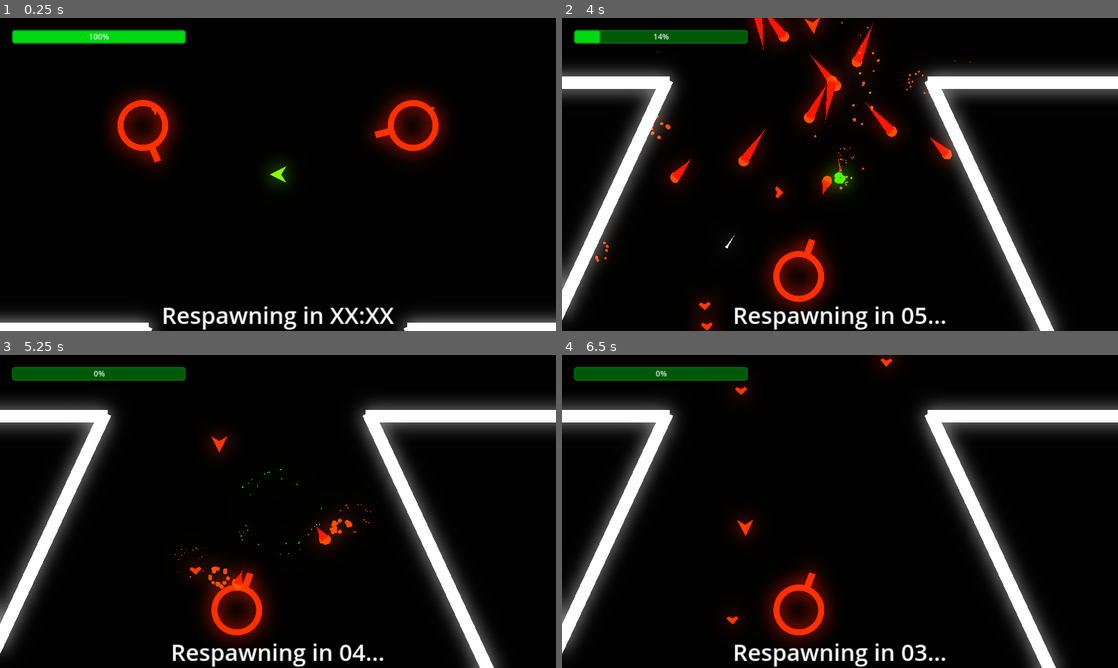
Above: before the commit, frames 1-4 (two rows, left to right).
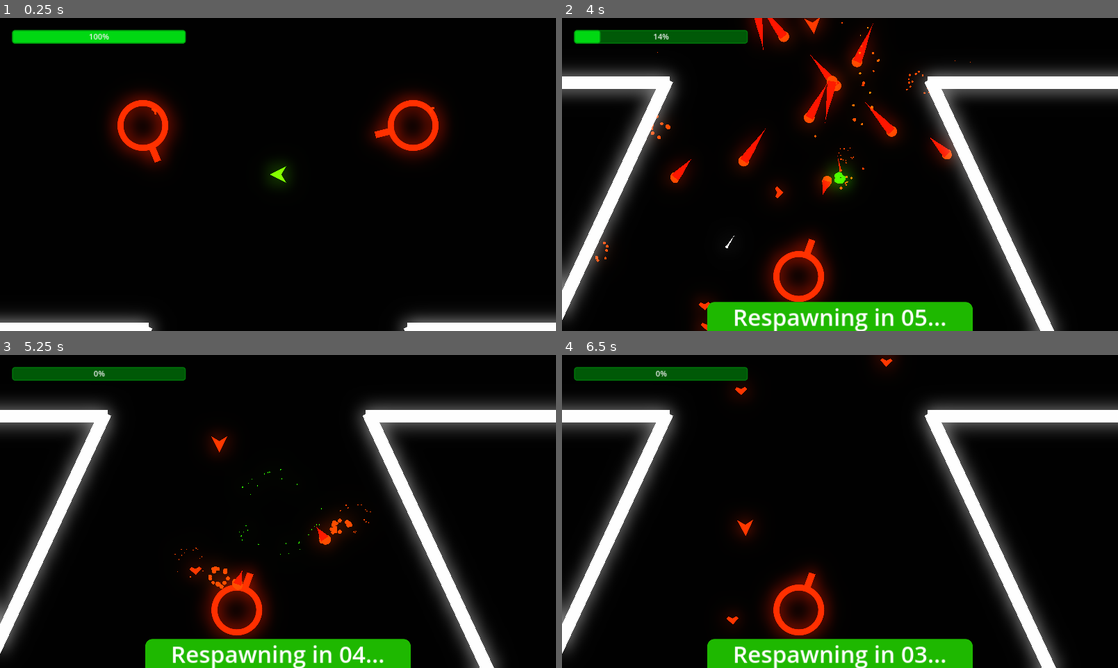
Above: after the commit, the same moments.

Repository: adsorptionenthalpy/chainforce_alpha
Game: Godot game, scene res://Scenes/MainScene/main_scene.tscn
Same seed, same stepped clock (60 frames per second), same inputs: the game is played once before the commit and once after it.
Inputs (mouse positions are in pixels of both pictures, inside the frame that each line leads up to):
- Up to frame 1 (0.25 s): no input
- Up to frame 2 (4 s): move the mouse to (962, 158) at 0.52 s; hold D (move_right) 0.53-1.28 s; tap S (decelerate) at 0.6, 2.1, 3.6 s; move the mouse to (728, 190) at 1.27 s; hold A (move_left) 1.28-2.03 s; click (728, 190) at 1.35 s; move the mouse to (895, 105) at 2.02 s; hold D (move_right) 2.03-2.78 s; move the mouse to (812, 237) at 2.77 s; hold W (accelerate) 2.78-3.53 s; click (812, 237) at 2.85 s; move the mouse to (1006, 221) at 3.52 s; hold A (move_left) from 3.53 s (still down)
- Up to frame 3 (5.25 s): keep holding A (move_left); move the mouse to (111, 464) at 4.27 s; click (111, 464) at 4.35 s; move the mouse to (305, 511) at 5.02 s; tap S (decelerate) at 5.1 s
- Up to frame 4 (6.5 s): move the mouse to (756, 433) at 5.77 s; release A (move_left) at 5.78 s; hold D (move_right) from 5.78 s (still down); click (756, 433) at 5.85 s

The runs differ from the first frame. In frame 1, 1.1% of the frame differs, in the area x 29-71%, y 92-100%; in frame 2, 4.2%; in frame 3, 4.2%; in frame 4, 4.2%, in the area x 26-74%, y 90-100%.

Commit message:
Give respawn timer a background

Diff:
--- a/game/chainforce_alpha/Scenes/GUI/gui.gd
+++ b/game/chainforce_alpha/Scenes/GUI/gui.gd
@@ -19,9 +19,9 @@
 		start_respawn_timer()
 
 func start_respawn_timer():
-	%RespawnTimerLabel.visible = true
+	%RespawnTimerPanel.visible = true
 	var wait_time: int = player.get_node("RespawnTimer").wait_time
 	for i in range(wait_time):
 		%RespawnTimerLabel.text = "[center]Respawning in %02d..." % (wait_time - i)
 		await get_tree().create_timer(1).timeout
-	%RespawnTimerLabel.visible = false
+	%RespawnTimerPanel.visible = false
--- a/game/chainforce_alpha/Scenes/GUI/gui.tscn
+++ b/game/chainforce_alpha/Scenes/GUI/gui.tscn
@@ -26,6 +26,11 @@
 corner_radius_bottom_right = 5
 corner_radius_bottom_left = 5
 
+[sub_resource type="StyleBoxFlat" id="StyleBoxFlat_rkuaw"]
+bg_color = Color(0.121569, 0.72549, 0, 1)
+corner_radius_top_left = 15
+corner_radius_top_right = 15
+
 [node name="GUI" type="CanvasLayer"]
 process_mode = 3
 script = ExtResource("1_p5gj5")
@@ -49,16 +54,33 @@
 theme_override_styles/fill = SubResource("StyleBoxFlat_qsemr")
 value = 100.0
 
-[node name="RespawnTimerLabel" type="RichTextLabel" parent="Control"]
+[node name="RespawnTimerPanel" type="Panel" parent="Control"]
+unique_name_in_owner = true
+visible = false
+layout_mode = 1
+anchors_preset = 7
+anchor_left = 0.5
+anchor_top = 1.0
+anchor_right = 0.5
+anchor_bottom = 1.0
+offset_left = -275.0
+offset_top = -60.0
+offset_right = 275.0
+grow_horizontal = 2
+grow_vertical = 0
+theme_override_styles/panel = SubResource("StyleBoxFlat_rkuaw")
+
+[node name="RespawnTimerLabel" type="RichTextLabel" parent="Control/RespawnTimerPanel"]
 unique_name_in_owner = true
 layout_mode = 1
-anchors_preset = 12
-anchor_top = 1.0
+anchors_preset = 14
+anchor_top = 0.5
 anchor_right = 1.0
-anchor_bottom = 1.0
-offset_top = -67.0
+anchor_bottom = 0.5
+offset_top = -33.5
+offset_bottom = 33.5
 grow_horizontal = 2
-grow_vertical = 0
+grow_vertical = 2
 theme_override_font_sizes/normal_font_size = 48
 bbcode_enabled = true
 text = "[center]Respawning in XX:XX"
Not shown: 1 places in game/chainforce_alpha/Scenes/GUI/gui.tscn that only renumber resources
